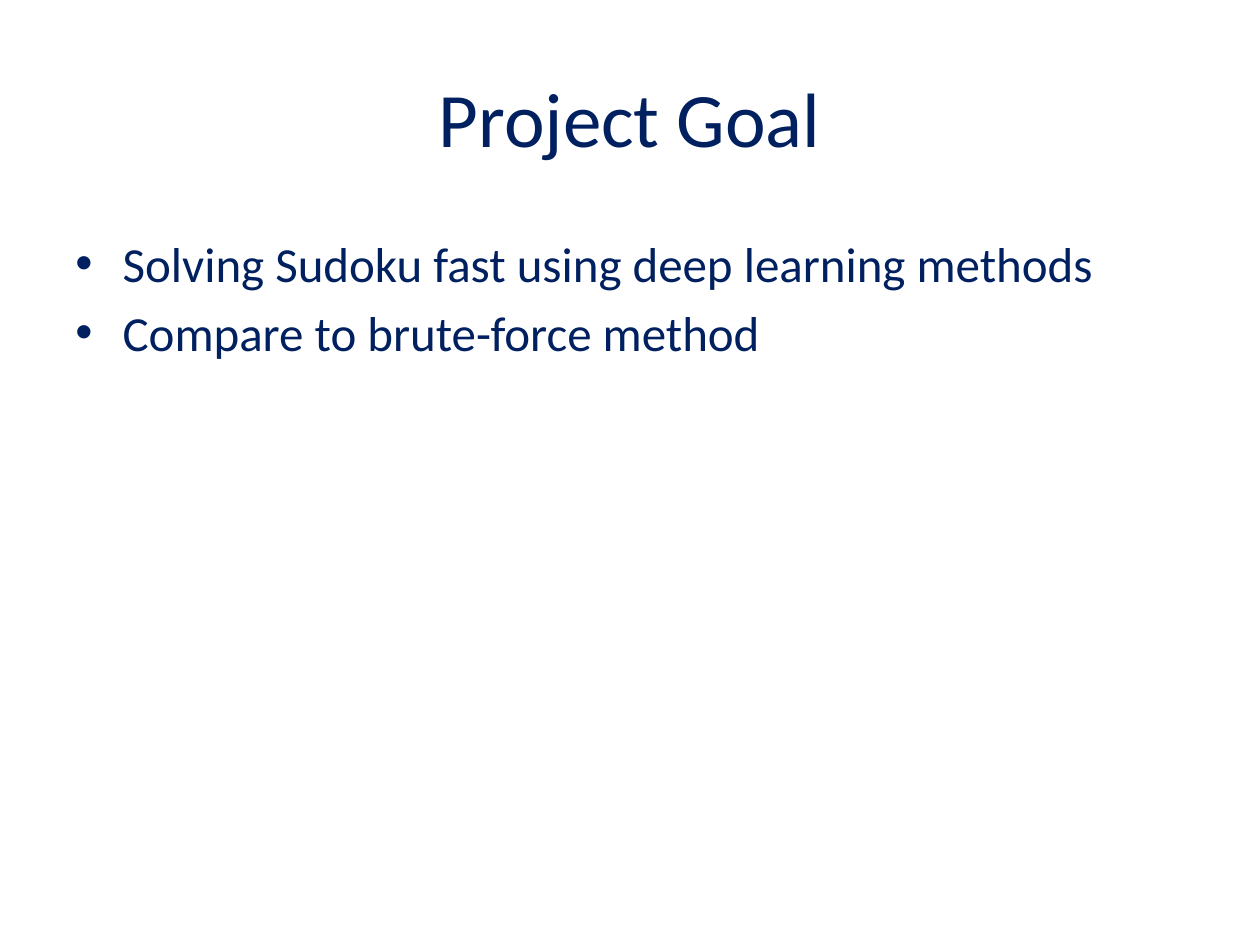
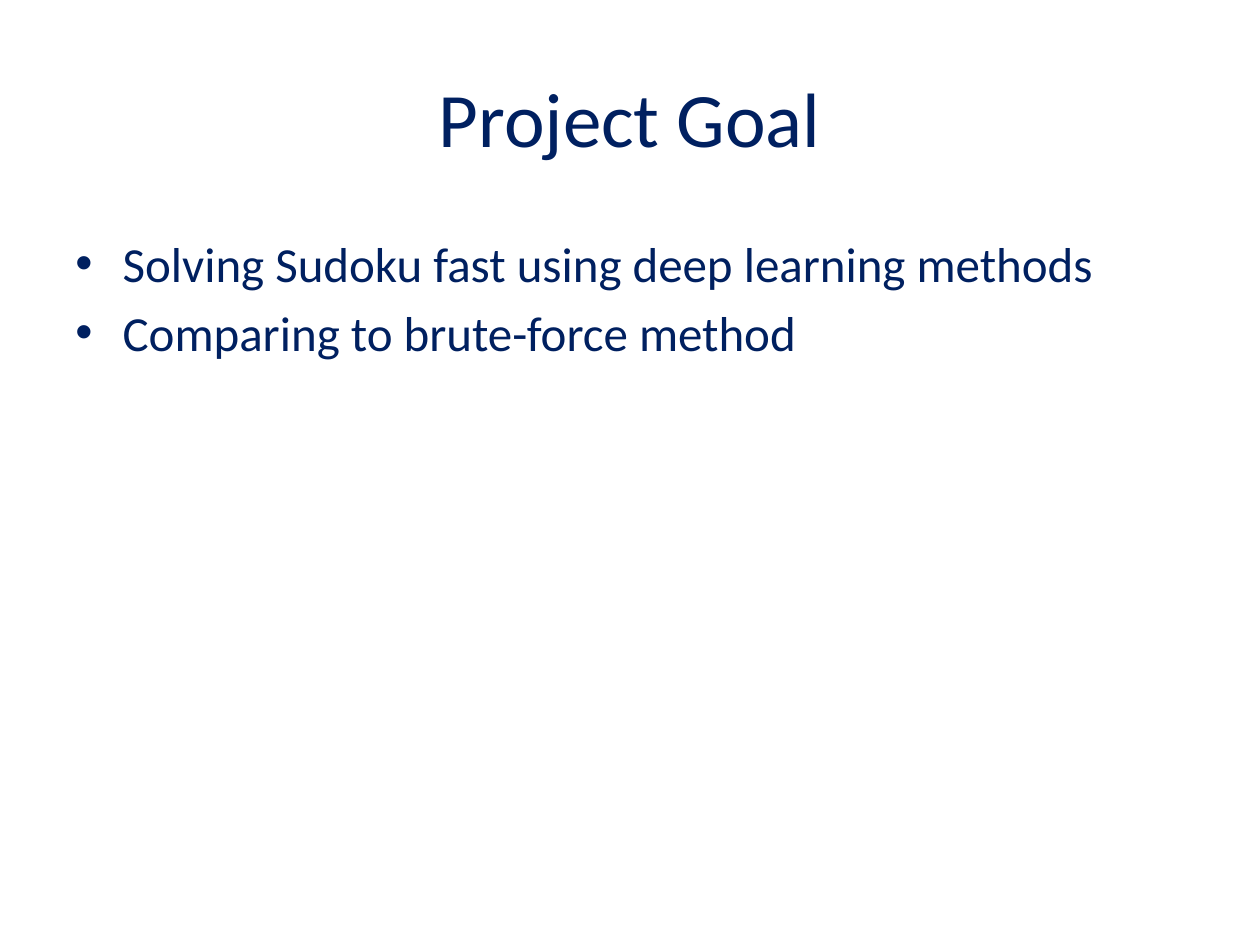
Before and after one commit to chendudai/Sudoku, a slide deck: slide 3 of Presentation/final_presentation.pptx. Drawn at 1260x945 pixels with LibreOffice and Linux fonts; fonts in the diff are those of the drawing. Boxes give left, top, right and bottom in pixels: in the first picture for what was removed or moved away, otherwise in the second. Text is boxed around its words. In the diff, an @@ line names an element or a change of style, - is before the commit and + after.

```diff
--- a/Presentation/final_presentation.pptx
+++ b/Presentation/final_presentation.pptx
@@ text at <box>123,317,796,360</box>: text changed @@
-• Compare to brute-force method
+• Comparing to brute-force method
```
Also in this commit, not shown: 1 other slide changed, 2 slides added, 2 slides removed.
